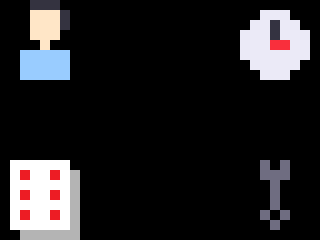
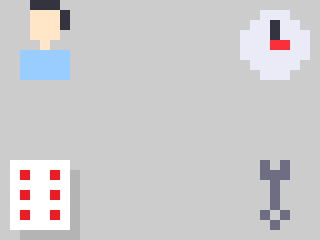
Two versions of the same layered image (320px x 240px). Layer-by-layer changes:
painted on "main_menu.png" over [0,0,320,240]
added layer "Layer" over [0,0,320,240]
